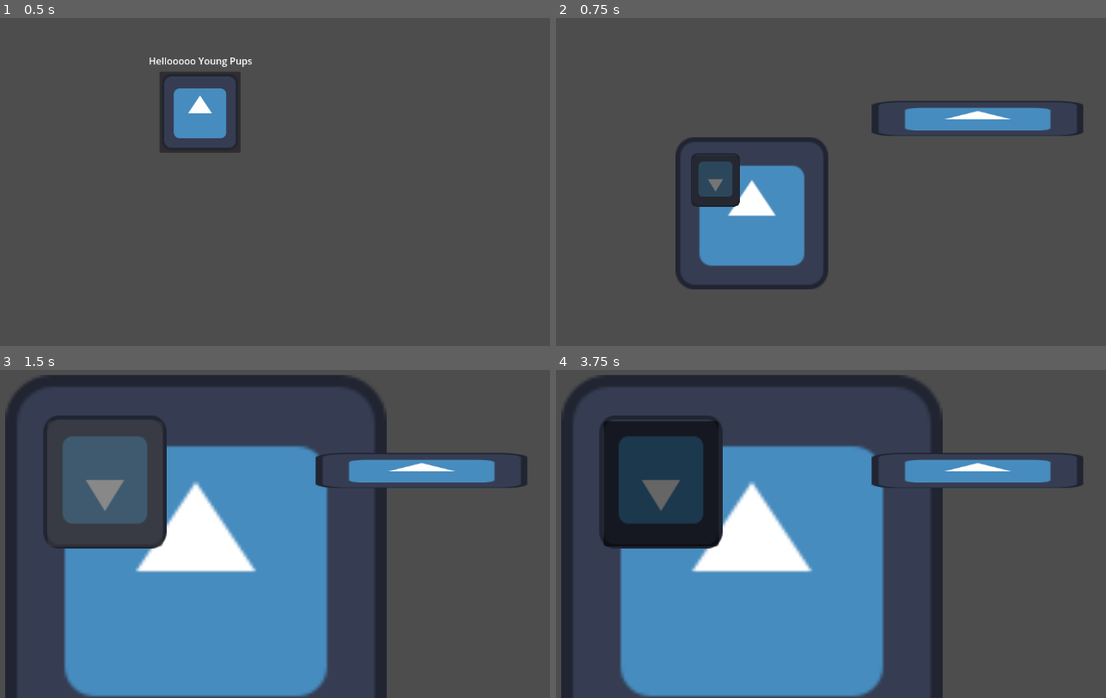
Above: before the commit, frames 1-4 (two rows, left to right).
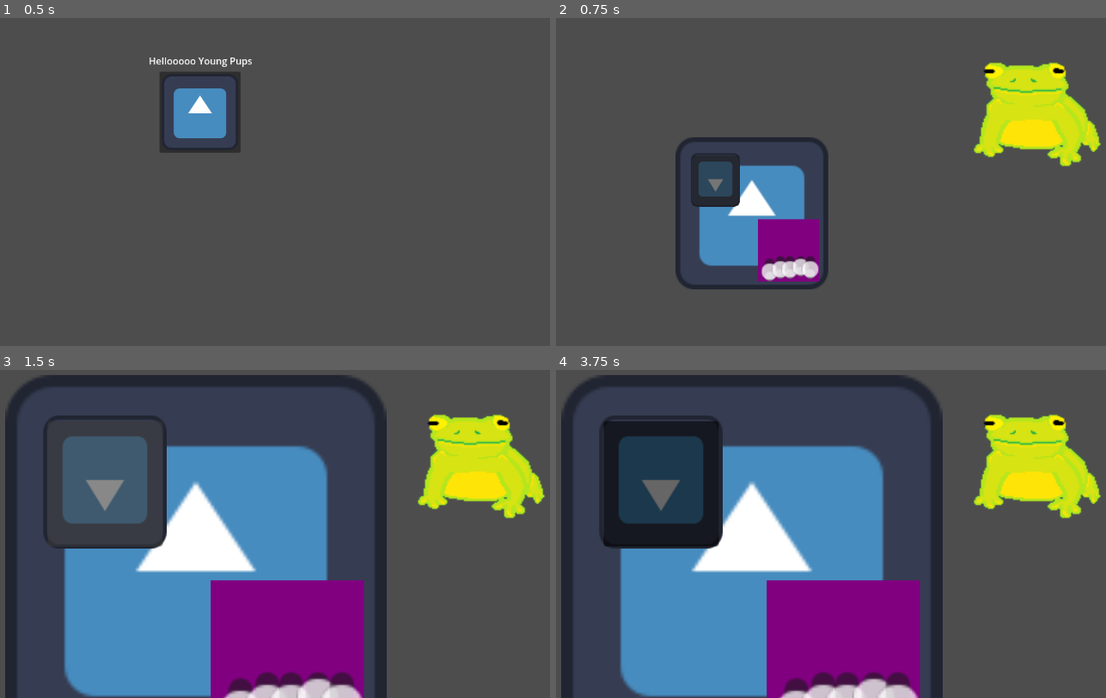
Above: after the commit, the same moments.

Repository: DepressoExpressoBoi/Godot-Wild-Jam-Signal
Game: Godot game, scene res://scenes/game_controller.tscn
Two runs of this game, one before a commit and one after it. Both use one fixed random seed, a clock stepped at 60 frames per second and the inputs below. The engine's default icon, where the game draws it, is replaced by a stand-in: a white triangle on a blue panel in a dark square.
Inputs (mouse positions are in pixels of both pictures, inside the frame that each line leads up to):
- Up to frame 1 (0.5 s): no input
- Up to frame 2 (0.75 s): click (754, 113) at 0.5 s
- Up to frame 3 (1.5 s): click (159, 534) at 1.25 s
- Up to frame 4 (3.75 s): click (660, 484) at 2 s; tap Enter at 2.75 s; move the mouse to (924, 484) at 2.77 s; click (924, 484) at 2.92 s; tap Space at 3.5 s; move the mouse to (633, 524) at 3.52 s; click (633, 524) at 3.67 s

Frame 1 is identical in both runs. In frame 2, 8.3% of the frame differs, in the area x 36-100%, y 13-81%; in frame 3, 16%, in the area x 38-100%, y 13-100%; in frame 4, 16%.

Commit message:
Progress in addimng Jimmy with animations, added the powerslider puzzle into the bomb, and progress with adding the code implementation of having jimmy display the correct clues for the puzzle slider puzzle.

Diff:
--- a/scenes/bomb.tscn
+++ b/scenes/bomb.tscn
@@ -1,12 +1,19 @@
 [gd_scene format=3 uid="uid://cecyb2swr8ihe"]
 
 [ext_resource type="Texture2D" uid="uid://bgfarc1ngqshe" path="res://assets/icon.svg" id="1_4kkau"]
-[ext_resource type="PackedScene" uid="uid://ctlippocb5mar" path="res://scenes/puzzle_a.tscn" id="2_vpdcx"]
+[ext_resource type="PackedScene" uid="uid://c8llpsare1wuv" path="res://scenes/puzzle_scenes/power_sliders.tscn" id="2_j15uc"]
+[ext_resource type="PackedScene" uid="uid://ctlippocb5mar" path="res://scenes/puzzle_scenes/puzzle_a.tscn" id="2_vpdcx"]
 
 [node name="Bomb" type="Sprite2D" unique_id=258079969]
 scale = Vector2(2, 2)
 texture = ExtResource("1_4kkau")
 
+[node name="PowerSliders" parent="." unique_id=124821330 instance=ExtResource("2_j15uc")]
+offset_left = 5.0
+offset_top = 4.5
+offset_right = -73.5
+offset_bottom = -71.0
+
 [node name="PuzzleA" parent="." unique_id=222436367 instance=ExtResource("2_vpdcx")]
 position = Vector2(-30.5, -27.999989)
 scale = Vector2(0.3230725, 0.349532)
--- /dev/null
+++ b/scenes/bomb_and_frog.gd
@@ -0,0 +1,21 @@
+extends Node2D
+
+@onready var Bomb = $Bomb
+@onready var Jimmy = $Jimmy
+
+@onready var puzzles = Bomb.get_children()
+var puzzle_solutions = {}
+
+# code to change jimmy animations, you're going to have to switch back to default afterwards
+# Jimmy.play("purple_circle")
+
+func _ready() -> void:
+	for puzzle in puzzles:
+		#print(puzzle)
+		puzzle_solutions.set(puzzle.color_designation, puzzle.shape_solution)
+
+	print(puzzle_solutions)
+
+
+func _on_jimmy_input_event(viewport: Node, event: InputEvent, shape_idx: int) -> void:
+	pass # Replace with function body.
--- a/scenes/bomb_and_frog.tscn
+++ b/scenes/bomb_and_frog.tscn
@@ -1,14 +1,17 @@
 [gd_scene format=3 uid="uid://cp5q1kunhyohj"]
 
 [ext_resource type="PackedScene" uid="uid://cecyb2swr8ihe" path="res://scenes/bomb.tscn" id="1_1vjqw"]
-[ext_resource type="Texture2D" uid="uid://bgfarc1ngqshe" path="res://assets/icon.svg" id="2_xegqa"]
+[ext_resource type="Script" uid="uid://bkolraw76h5ge" path="res://scenes/bomb_and_frog.gd" id="1_q7c2y"]
+[ext_resource type="PackedScene" uid="uid://c0qs03ki7ooxu" path="res://scenes/jimmy.tscn" id="2_xegqa"]
 
 [node name="BombAndFrog" type="Node2D" unique_id=1950971119]
+script = ExtResource("1_q7c2y")
 
 [node name="Bomb" parent="." unique_id=258079969 instance=ExtResource("1_1vjqw")]
 position = Vector2(542, 425)
 
-[node name="Sprite2D" type="Sprite2D" parent="." unique_id=1190051613]
-position = Vector2(921.00006, 266)
-scale = Vector2(2.7734373, 0.4609375)
-texture = ExtResource("2_xegqa")
+[node name="Jimmy" parent="." unique_id=599400028 instance=ExtResource("2_xegqa")]
+position = Vector2(980, 209)
+scale = Vector2(2.328125, 2.1640625)
+
+[connection signal="input_event" from="Jimmy" to="." method="_on_jimmy_input_event"]
--- /dev/null
+++ b/scenes/jimmy.tscn
@@ -0,0 +1,167 @@
+[gd_scene format=3 uid="uid://c0qs03ki7ooxu"]
+
+[ext_resource type="Texture2D" uid="uid://cb6vu75yduqq0" path="res://assets/base_jimmy.png" id="1_htl5q"]
+[ext_resource type="Texture2D" uid="uid://boxy74jrs0ndc" path="res://assets/jimmy_open.png" id="2_oke34"]
+[ext_resource type="Texture2D" uid="uid://c6pdglafqcfdf" path="res://assets/jimmy_tongue_1.png" id="3_3qlgw"]
+[ext_resource type="Texture2D" uid="uid://c8giomg1b5877" path="res://assets/jimmy_tongue_2.png" id="4_ngpqu"]
+[ext_resource type="Texture2D" uid="uid://bp528vn2nyk18" path="res://assets/jimmy_tongue_3.png" id="5_yd47l"]
+[ext_resource type="Texture2D" uid="uid://dco7tstefeky4" path="res://assets/jimmy_tongue_4.png" id="6_3fccu"]
+[ext_resource type="Texture2D" uid="uid://ceu1ie8fjikbk" path="res://assets/jimmy_purple_circle.png" id="7_18ehb"]
+[ext_resource type="Texture2D" uid="uid://cwknmt7kgc0qv" path="res://assets/jimmy_purple_fork4.png" id="8_tbu2f"]
+[ext_resource type="Texture2D" uid="uid://bnwrg02rf3ysm" path="res://assets/jimmy_purple_moon.png" id="9_tqglu"]
+[ext_resource type="Texture2D" uid="uid://b4fnfvmlxq7j2" path="res://assets/jimmy_purple_star.png" id="11_mrxmm"]
+[ext_resource type="Texture2D" uid="uid://pnn0q6thsnno" path="res://assets/jimmy_purple_triangle.png" id="12_vr3va"]
+
+[sub_resource type="SpriteFrames" id="SpriteFrames_3fccu"]
+animations = [{
+"frames": [{
+"duration": 1.0,
+"texture": ExtResource("1_htl5q")
+}],
+"loop": true,
+"name": &"default",
+"speed": 5.0
+}, {
+"frames": [{
+"duration": 1.0,
+"texture": ExtResource("1_htl5q")
+}, {
+"duration": 0.1,
+"texture": ExtResource("2_oke34")
+}, {
+"duration": 0.1,
+"texture": ExtResource("3_3qlgw")
+}, {
+"duration": 0.1,
+"texture": ExtResource("4_ngpqu")
+}, {
+"duration": 0.1,
+"texture": ExtResource("5_yd47l")
+}, {
+"duration": 0.1,
+"texture": ExtResource("6_3fccu")
+}, {
+"duration": 5.0,
+"texture": ExtResource("7_18ehb")
+}],
+"loop": true,
+"name": &"purple_circle",
+"speed": 5.0
+}, {
+"frames": [{
+"duration": 1.0,
+"texture": ExtResource("1_htl5q")
+}, {
+"duration": 0.1,
+"texture": ExtResource("2_oke34")
+}, {
+"duration": 0.1,
+"texture": ExtResource("3_3qlgw")
+}, {
+"duration": 0.1,
+"texture": ExtResource("4_ngpqu")
+}, {
+"duration": 0.1,
+"texture": ExtResource("5_yd47l")
+}, {
+"duration": 0.1,
+"texture": ExtResource("6_3fccu")
+}, {
+"duration": 5.0,
+"texture": ExtResource("8_tbu2f")
+}],
+"loop": true,
+"name": &"purple_fork4",
+"speed": 5.0
+}, {
+"frames": [{
+"duration": 1.0,
+"texture": ExtResource("1_htl5q")
+}, {
+"duration": 0.1,
+"texture": ExtResource("2_oke34")
+}, {
+"duration": 0.1,
+"texture": ExtResource("3_3qlgw")
+}, {
+"duration": 0.1,
+"texture": ExtResource("4_ngpqu")
+}, {
+"duration": 0.1,
+"texture": ExtResource("5_yd47l")
+}, {
+"duration": 0.1,
+"texture": ExtResource("6_3fccu")
+}, {
+"duration": 5.0,
+"texture": ExtResource("9_tqglu")
+}],
+"loop": true,
+"name": &"purple_moon",
+"speed": 5.0
+}, {
+"frames": [{
+"duration": 1.0,
+"texture": ExtResource("1_htl5q")
+}, {
+"duration": 0.1,
+"texture": ExtResource("2_oke34")
+}, {
+"duration": 0.1,
+"texture": ExtResource("3_3qlgw")
+}, {
+"duration": 0.1,
+"texture": ExtResource("4_ngpqu")
+}, {
+"duration": 0.1,
+"texture": ExtResource("5_yd47l")
+}, {
+"duration": 0.1,
+"texture": ExtResource("6_3fccu")
+}, {
+"duration": 5.0,
+"texture": ExtResource("11_mrxmm")
+}],
+"loop": true,
+"name": &"purple_star",
+"speed": 5.0
+}, {
+"frames": [{
+"duration": 1.0,
+"texture": ExtResource("1_htl5q")
+}, {
+"duration": 0.1,
+"texture": ExtResource("2_oke34")
+}, {
+"duration": 0.1,
+"texture": ExtResource("3_3qlgw")
+}, {
+"duration": 0.1,
+"texture": ExtResource("4_ngpqu")
+}, {
+"duration": 0.1,
+"texture": ExtResource("5_yd47l")
+}, {
+"duration": 0.1,
+"texture": ExtResource("6_3fccu")
+}, {
+"duration": 5.0,
+"texture": ExtResource("12_vr3va")
+}],
+"loop": true,
+"name": &"purple_triangle",
+"speed": 5.0
+}]
+
+[sub_resource type="CircleShape2D" id="CircleShape2D_k82eu"]
+radius = 53.15073
+
+[node name="Jimmy" type="Area2D" unique_id=1644154459]
+
+[node name="AnimatedSprite2D" type="AnimatedSprite2D" parent="." unique_id=1719427387]
+sprite_frames = SubResource("SpriteFrames_3fccu")
+animation = &"purple_triangle"
+
+[node name="CollisionShape2D" type="CollisionShape2D" parent="." unique_id=1537868090]
+position = Vector2(16, 23)
+shape = SubResource("CircleShape2D_k82eu")
--- /dev/null
+++ b/scenes/puzzle_scenes/power_sliders.tscn
@@ -0,0 +1,97 @@
+[gd_scene format=3 uid="uid://c8llpsare1wuv"]
+
+[ext_resource type="Script" uid="uid://dmbr8lgepgxln" path="res://scripts/puzzle_scripts/power_sliders.gd" id="1_5ra1q"]
+
+[node name="PowerSliders" type="Control" unique_id=124821330]
+layout_mode = 3
+anchors_preset = 15
+anchor_right = 1.0
+anchor_bottom = 1.0
+grow_horizontal = 2
+grow_vertical = 2
+script = ExtResource("1_5ra1q")
+
+[node name="Background" type="ColorRect" parent="." unique_id=1678242170]
+layout_mode = 1
+anchors_preset = -1
+anchor_right = 1.0
+anchor_bottom = 1.005
+offset_right = 2.0
+offset_bottom = -0.23999023
+color = Color(0.5019608, 0, 0.5019608, 1)
+
+[node name="SliderMoon" type="VSlider" parent="." unique_id=871382768]
+layout_mode = 1
+anchors_preset = -1
+anchor_left = 0.045
+anchor_top = 0.583
+anchor_right = 0.21200001
+anchor_bottom = 0.96000004
+offset_left = 0.24999237
+offset_top = 1.9649963
+offset_right = -0.13401794
+offset_bottom = 1.6690063
+max_value = 1.0
+scrollable = false
+
+[node name="SliderCircle" type="VSlider" parent="." unique_id=1421288720]
+layout_mode = 1
+anchors_preset = -1
+anchor_left = 0.21700001
+anchor_top = 0.583
+anchor_right = 0.384
+anchor_bottom = 0.96000004
+offset_left = 0.015991211
+offset_top = 0.21600342
+offset_right = -0.36801147
+offset_bottom = -0.08001709
+max_value = 1.0
+scrollable = false
+
+[node name="SliderTriangle" type="VSlider" parent="." unique_id=1853428702]
+layout_mode = 1
+anchors_preset = -1
+anchor_left = 0.39000002
+anchor_top = 0.583
+anchor_right = 0.55600005
+anchor_bottom = 0.96000004
+offset_left = -0.2800293
+offset_top = 0.21600342
+offset_right = 0.48791504
+offset_bottom = -0.08001709
+max_value = 1.0
+scrollable = false
+
+[node name="SliderFork4" type="VSlider" parent="." unique_id=1248209975]
+layout_mode = 1
+anchors_preset = -1
+anchor_left = 0.57500005
+anchor_top = 0.58000004
+anchor_right = 0.74100006
+anchor_bottom = 0.96000004
+offset_left = -0.4000244
+offset_top = 0.15997314
+offset_right = 0.3678589
+offset_bottom = -2.080017
+max_value = 1.0
+scrollable = false
+
+[node name="SliderStar" type="VSlider" parent="." unique_id=1918672817]
+layout_mode = 1
+anchors_preset = -1
+anchor_left = 0.74
+anchor_top = 0.583
+anchor_right = 0.906
+anchor_bottom = 0.96000004
+offset_left = -0.47998047
+offset_top = 0.21600342
+offset_right = 0.28796387
+offset_bottom = -0.08001709
+max_value = 1.0
+scrollable = false
+
+[connection signal="value_changed" from="SliderMoon" to="." method="_on_slider_moon_value_changed"]
+[connection signal="value_changed" from="SliderCircle" to="." method="_on_slider_circle_value_changed"]
+[connection signal="value_changed" from="SliderTriangle" to="." method="_on_slider_triangle_value_changed"]
+[connection signal="value_changed" from="SliderFork4" to="." method="_on_slider_fork_4_value_changed"]
+[connection signal="value_changed" from="SliderStar" to="." method="_on_slider_star_value_changed"]
--- a/scenes/puzzle_a.tscn
+++ b/scenes/puzzle_scenes/puzzle_a.tscn
@@ -1,7 +1,7 @@
 [gd_scene format=3 uid="uid://ctlippocb5mar"]
 
 [ext_resource type="Texture2D" uid="uid://bgfarc1ngqshe" path="res://assets/icon.svg" id="1_cus7r"]
-[ext_resource type="Script" uid="uid://baylfye3ho4a6" path="res://scenes/puzzle_a.gd" id="2_kuwed"]
+[ext_resource type="Script" uid="uid://baylfye3ho4a6" path="res://scripts/puzzle_scripts/puzzle_a.gd" id="2_kuwed"]
 
 [node name="PuzzleA" type="Sprite2D" unique_id=222436367]
 rotation = 3.1415927
--- /dev/null
+++ b/scripts/puzzle_scripts/power_sliders.gd
@@ -0,0 +1,72 @@
+extends Control
+
+var shape_options = ['moon', 'circle', 'triangle', 'fork4', 'star']
+
+@export var solved = false
+@export var shape_solution = []
+@export var color_designation = 'purple'
+
+@onready var SliderMoon = $SliderMoon
+@onready var SliderCircle = $SliderCircle
+@onready var SliderTriangle = $SliderTriangle
+@onready var SliderFork4 = $SliderFork4
+@onready var SliderStar = $SliderStar
+
+@onready var shape_sliders = {
+	'moon': SliderMoon,
+	'circle': SliderCircle,
+	'triangle': SliderTriangle,
+	'fork4': SliderFork4,
+	'star': SliderStar
+}
+
+func _ready() -> void:
+	create_shape_solution()
+	print(shape_solution)
+
+func create_shape_solution() -> void:
+	var shapes_to_pick = randi_range(1,5)
+	var shape_options_copy = shape_options.duplicate()
+
+	shape_options_copy.shuffle()
+
+	for x in shapes_to_pick:
+		shape_solution.append(shape_options_copy.pop_back())
+
+func check_solution() -> void:
+	for shape in shape_options:
+		if shape in shape_solution and shape_sliders[shape].value == 0:
+			return
+		elif shape not in shape_solution and shape_sliders[shape].value == 1:
+			return
+
+	solved = true
+
+func solved_puzzle_conditions() -> void:
+	# Will have to eventually add code to turn on a light on the bomb to show puzzle is solved as well and to the frog.
+	if solved == true:
+		SliderMoon.set_editable(false)
+		SliderCircle.set_editable(false)
+		SliderTriangle.set_editable(false)
+		SliderFork4.set_editable(false)
+		SliderStar.set_editable(false)
+
+func _on_slider_moon_value_changed(value: float) -> void:
+	check_solution()
+	solved_puzzle_conditions()
+
+func _on_slider_circle_value_changed(value: float) -> void:
+	check_solution()
+	solved_puzzle_conditions()
+
+func _on_slider_triangle_value_changed(value: float) -> void:
+	check_solution()
+	solved_puzzle_conditions()
+
+func _on_slider_fork_4_value_changed(value: float) -> void:
+	check_solution()
+	solved_puzzle_conditions()
+
+func _on_slider_star_value_changed(value: float) -> void:
+	check_solution()
+	solved_puzzle_conditions()
--- a/scenes/puzzle_a.gd
+++ b/scripts/puzzle_scripts/puzzle_a.gd
@@ -1,4 +1,7 @@
 extends Sprite2D
+
+@export var shape_solution = []
+@export var color_designation = 'fake-puzzle'
 
 func _on_button_pressed() -> void:
 	get_parent().set_scale(Vector2(5, 5))
Binary file added: assets/base_jimmy.png
Not shown, added: assets/base_jimmy.png.import
Binary file added: assets/jimmy_open.png
Not shown, added: assets/jimmy_open.png.import
Binary file added: assets/jimmy_purple_circle.png
Not shown, added: assets/jimmy_purple_circle.png.import
Binary file added: assets/jimmy_purple_fork4.png
Not shown, added: assets/jimmy_purple_fork4.png.import
Binary file added: assets/jimmy_purple_moon.png
Not shown, added: assets/jimmy_purple_moon.png.import
Binary file added: assets/jimmy_purple_sign.png
Not shown, added: assets/jimmy_purple_sign.png.import
(and 17 more such lines)
